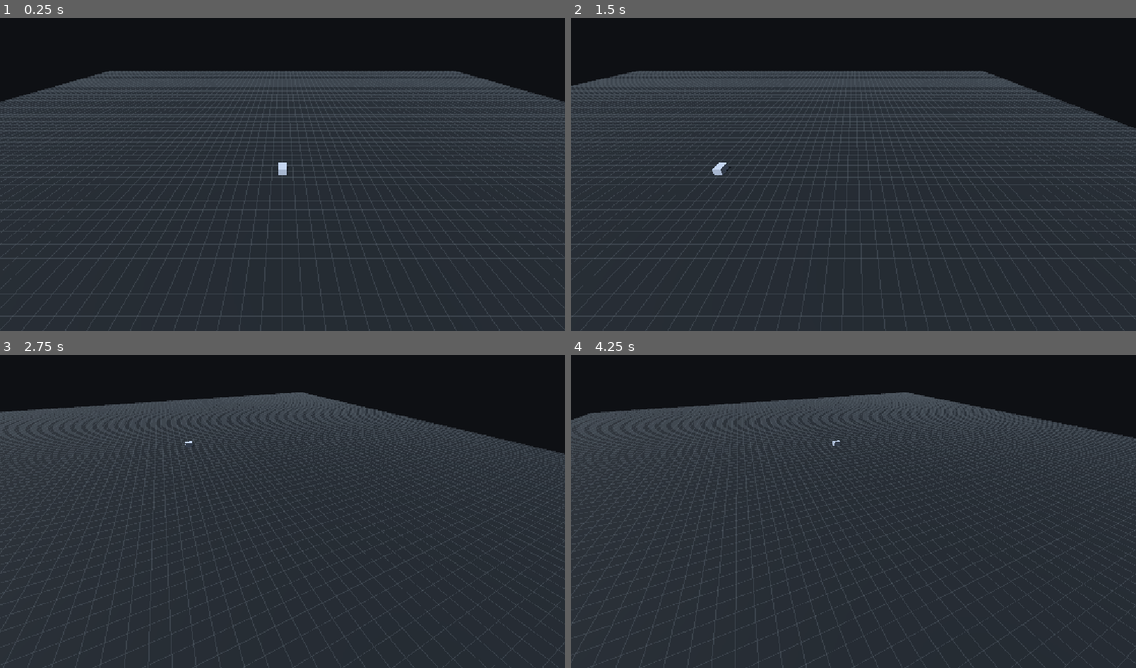
Above: before the commit, frames 1-4 (two rows, left to right).
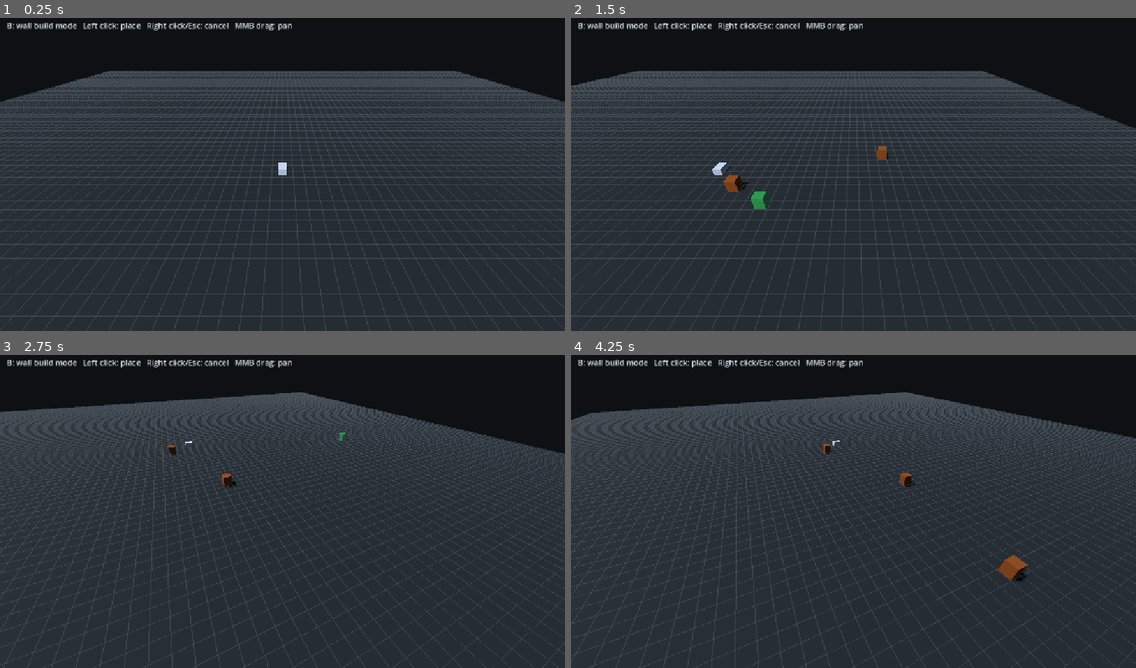
Above: after the commit, the same moments.

Repository: CaptainTiki/HordeLab
Game: Godot game, scene res://scenes/main.tscn
Two runs of this game, one before a commit and one after it. Both use one fixed random seed, a clock stepped at 60 frames per second and the inputs below.
Inputs (mouse positions are in pixels of both pictures, inside the frame that each line leads up to):
- Up to frame 1 (0.25 s): no input
- Up to frame 2 (1.5 s): tap Enter at 0.5 s; move the mouse to (977, 155) at 0.52 s; hold D 0.53-1.25 s; tap B at 0.6 s; click (977, 155) at 0.67 s; drag from (740, 187) to (825, 237) at 1.27 s
- Up to frame 3 (2.75 s): tap Space at 2 s; move the mouse to (339, 439) at 2.02 s; hold D from 2.03 s (still down); hold Q from 2.03 s (still down)
- Up to frame 4 (4.25 s): release D at 2.75 s; release Q at 2.75 s; drag from (825, 574) to (684, 461) at 2.77 s; tap Enter at 3.5 s; move the mouse to (1023, 558) at 3.52 s; hold A from 3.53 s (still down); tap B at 3.6 s

The runs differ from the first frame. In frame 1, 0.7% of the frame differs, in the area x 1-52%, y 1-5%; in frame 2, 1.0%; in frame 3, 0.8%; in frame 4, 1.1%, in the area x 1-81%, y 1-73%.

Commit message:
Wire wall placement into the main battlefield scene

Diff:
--- a/scenes/main.tscn
+++ b/scenes/main.tscn
@@ -1,9 +1,10 @@
-[gd_scene load_steps=13 format=3]
+[gd_scene load_steps=14 format=3]
 
 [ext_resource type="Script" path="res://scripts/rts_camera.gd" id="1_camera"]
 [ext_resource type="Script" path="res://scripts/selection_controller.gd" id="2_select"]
 [ext_resource type="Script" path="res://scripts/hero_scv.gd" id="3_hero"]
 [ext_resource type="Script" path="res://scripts/battlefield_grid.gd" id="4_grid"]
+[ext_resource type="Script" path="res://scripts/build_controller.gd" id="5_build"]
 
 [sub_resource type="StandardMaterial3D" id="Ground_material"]
 albedo_color = Color(0.14, 0.16, 0.18, 1)
@@ -81,9 +82,15 @@
 [node name="Camera3D" type="Camera3D" parent="RTSCamera"]
 current = true
 
+[node name="BuildController" type="Node3D" parent="."]
+script = ExtResource("5_build")
+camera_path = NodePath("../RTSCamera/Camera3D")
+grid_path = NodePath("../BattlefieldGrid")
+
 [node name="SelectionController" type="Node" parent="."]
 script = ExtResource("2_select")
 camera_path = NodePath("../RTSCamera/Camera3D")
+build_controller_path = NodePath("../BuildController")
 
 [node name="Sun" type="DirectionalLight3D" parent="."]
 rotation_degrees = Vector3(-55, -30, 0)
@@ -92,3 +99,14 @@
 
 [node name="WorldEnvironment" type="WorldEnvironment" parent="."]
 environment = SubResource("Environment_world")
+
+[node name="HUD" type="CanvasLayer" parent="."]
+
+[node name="Instructions" type="Label" parent="HUD"]
+offset_left = 14.0
+offset_top = 12.0
+offset_right = 520.0
+offset_bottom = 52.0
+theme_override_colors/font_color = Color(0.9, 0.92, 0.95, 1)
+theme_override_font_sizes/font_size = 16
+text = "B: wall build mode   Left click: place   Right click/Esc: cancel   MMB drag: pan"
